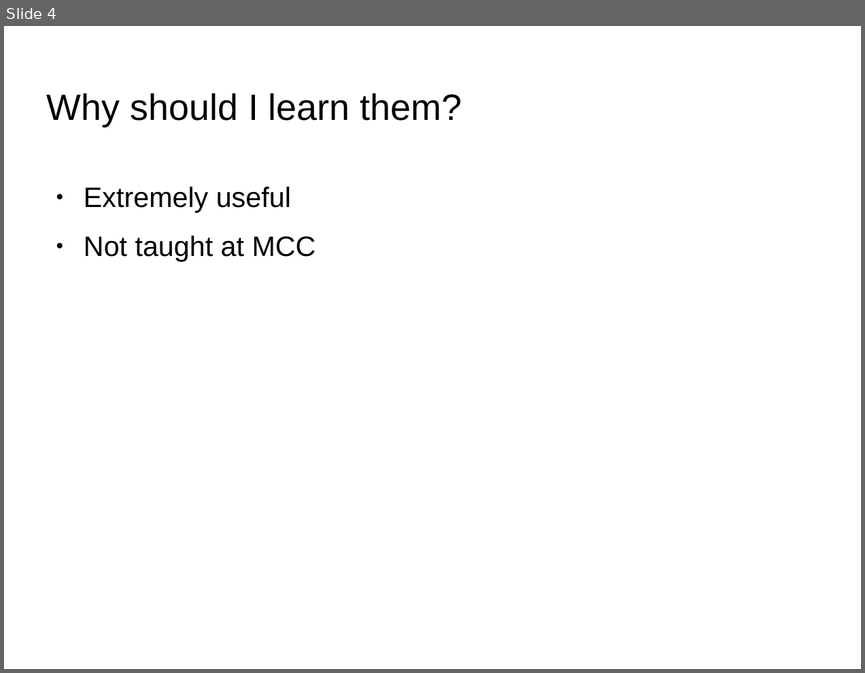
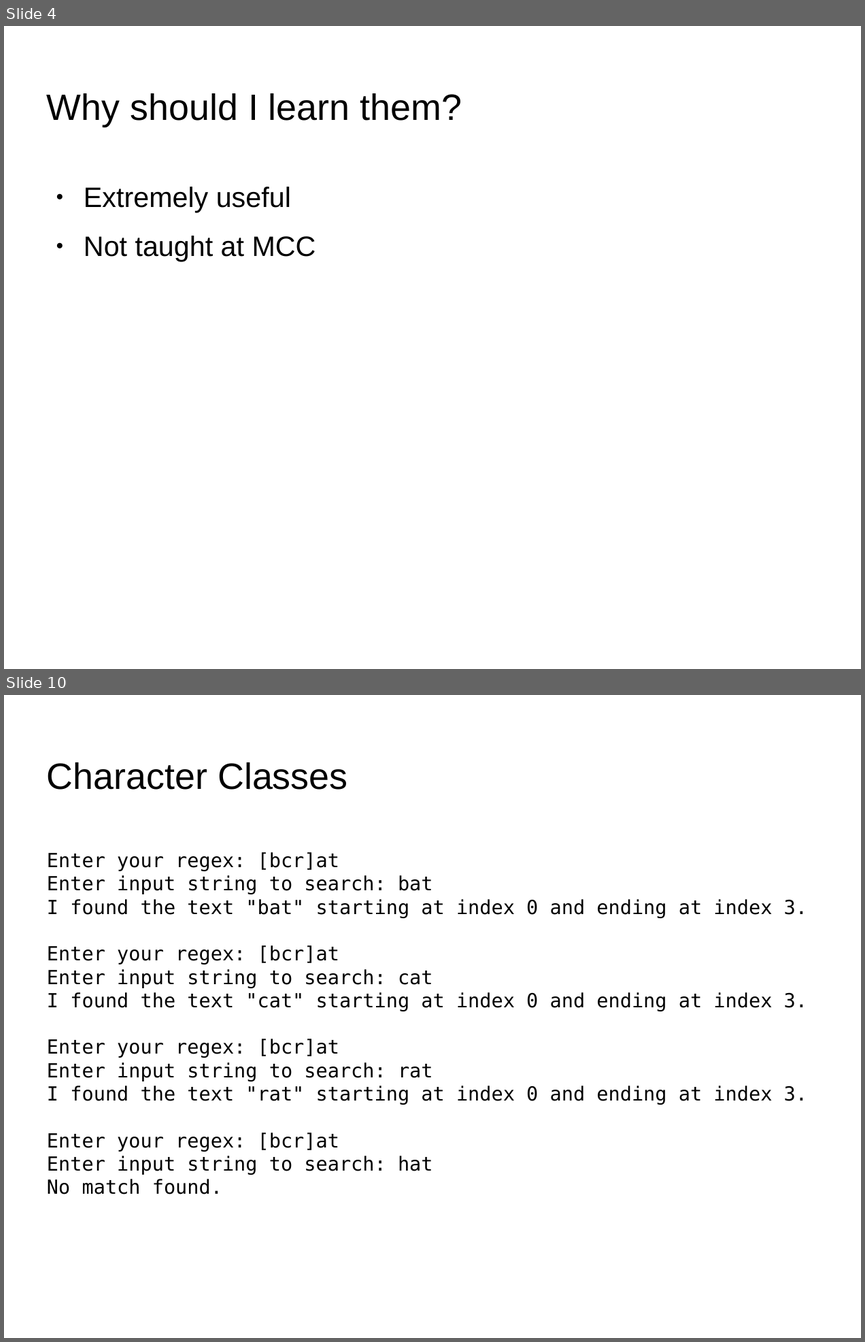
Before and after one commit to codetech/regular-expressions, a slide deck: presentation/presentation.odp. Shown one above the other, each under a label of ours: slide 4 before the commit, slides 4 and 10 after it; the slides between them are not shown. The pictures are 865x673 and 865x1342 pixels, drawn with LibreOffice and Linux fonts; fonts in the diff are those of the drawing; background and template pictures are left out. Boxes give left, top, right and bottom in pixels: in the first picture for what was removed or moved away, otherwise in the second. Text is boxed around its words. In the diff, an @@ line names an element or a change of style, - is before the commit and + after.

```diff
--- a/presentation/presentation.odp
+++ b/presentation/presentation.odp
@@ slide 10 added at [4, 695, 861, 1338], background picture (left out) @@
@@ title added at [47, 762, 347, 790], 33.9 pt, text #000000 @@
+Character Classes
@@ text added at [47, 852, 807, 1194], 18 pt, text #000000 @@
+Enter your regex: [bcr]at
+Enter input string to search: bat
+I found the text "bat" starting at index 0 and ending at index 3.
+Enter your regex: [bcr]at
+Enter input string to search: cat
+I found the text "cat" starting at index 0 and ending at index 3.
+Enter your regex: [bcr]at
+Enter input string to search: rat
+I found the text "rat" starting at index 0 and ending at index 3.
+Enter your regex: [bcr]at
+Enter input string to search: hat
+No match found.
```
Also in this commit, not shown: 3 slides changed, 8 other slides added, 1 slide removed.
